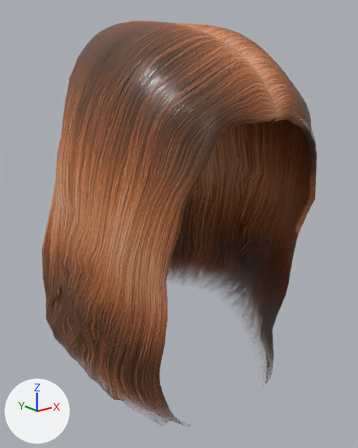
The glTF model assets/modular/hair/toigo_curled_under_bob_male.glb: old version first, new version second.
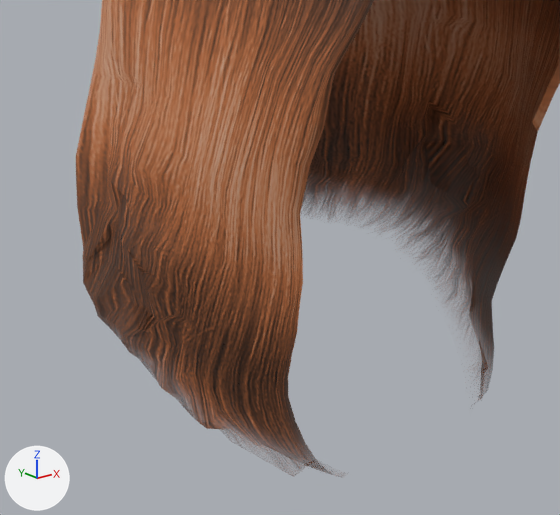
Each version appears first whole from a 50 mm camera at (-0.228, -0.334, 1.799) aimed at (0.008, -0.04, 1.681), and next in a close-up on the part from 0% to 87% of the width and 36% to 100% of the height. Arrows for +X, +Y and +Z are at lower left; the lights stay in place. The last two pictures show the newer version.

The scene before the commit, as lines of its bpy script (objects in view):
```python
ob_human_toigo_curled_under_bob = bpy.data.objects.new('Human.toigo_curled_under_bob', me_bob_curled_under)
ob_human_toigo_curled_under_bob.location = (0.0, 0.0, 0.0)
```
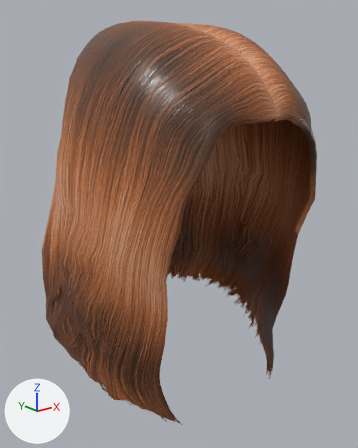
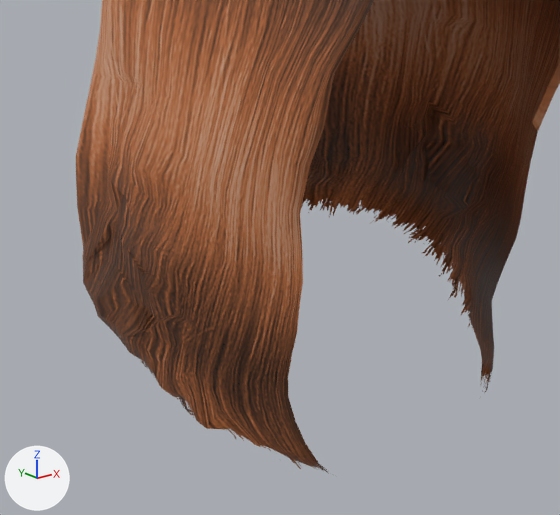
Pixel boxes (x1, y1, x2, y2) of what changed, in the close-ups (560 x 515 px):
'Human.toigo_curled_under_bob', surface changed
    both: (103, 174, 494, 475)

Edits to the bpy script that builds the scene:
```text
Change mat_human_toigo_curled_under_bob:
    remove # nodes: BsdfPrincipled, Math, NormalMap, OutputMaterial, SeparateColor, TexImage x3
    nodes: BsdfPrincipled, Math x3, NormalMap, OutputMaterial, SeparateColor, TexImage x3
```
